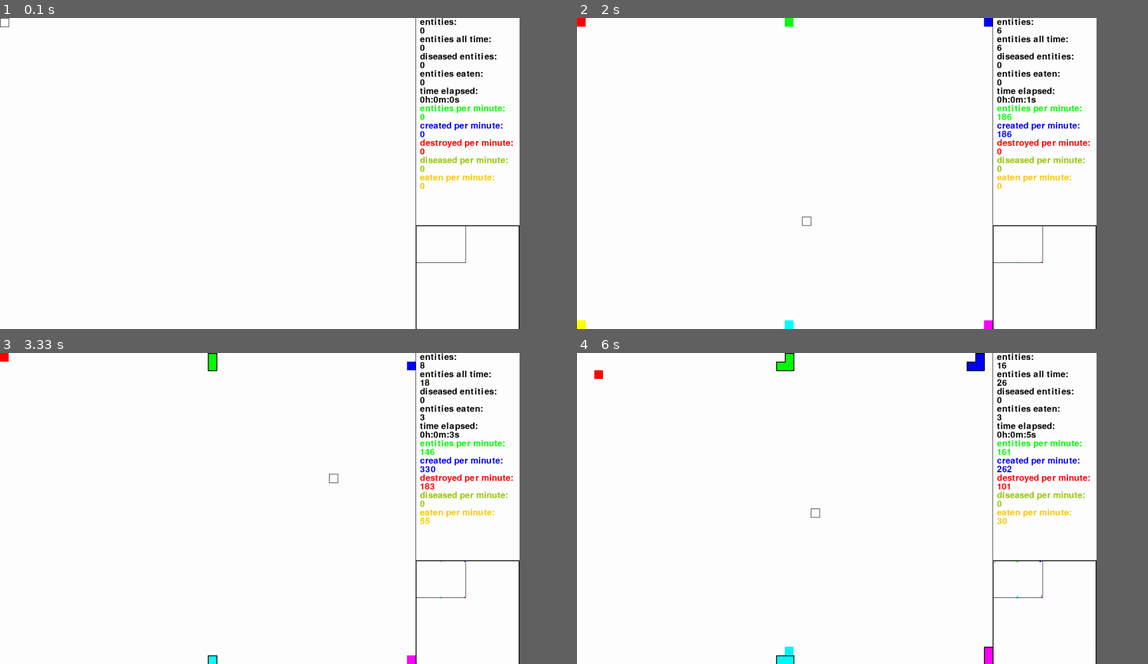
Above: before the commit, frames 1-4 (two rows, left to right).
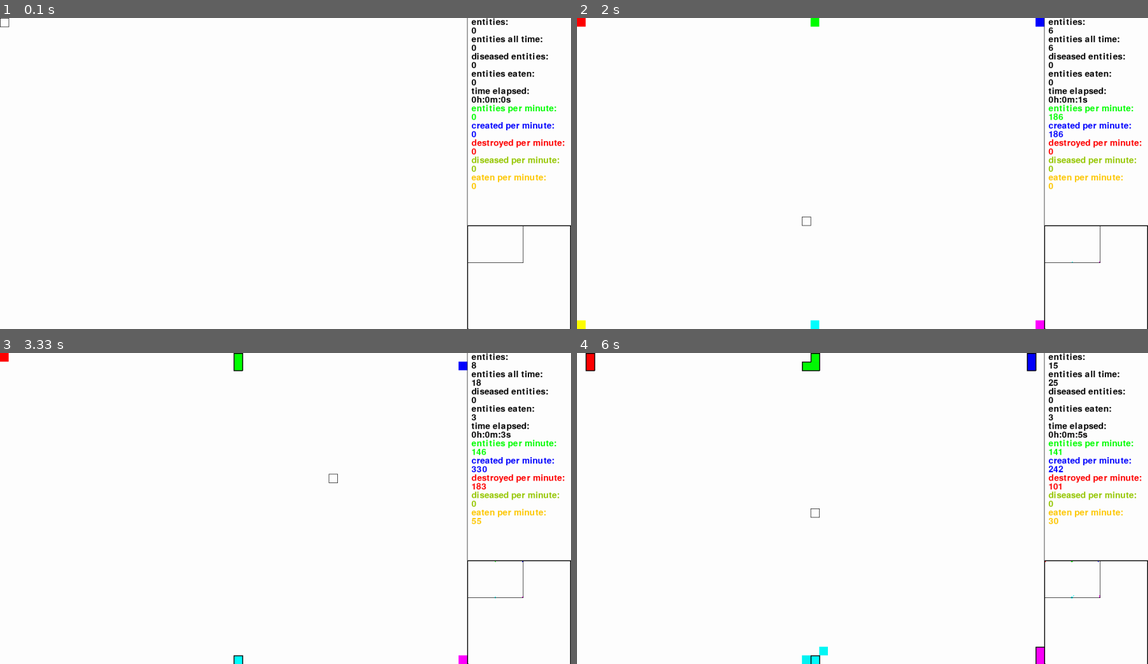
Above: after the commit, the same moments.

Repository: sbwhitt/pygame-life-simulation
Game: pygame game, started from main.py
Two runs of this game, one before a commit and one after it. Both use one fixed random seed, a clock stepped at 60 frames per second and the inputs below.
Inputs (mouse positions are in pixels of both pictures, inside the frame that each line leads up to):
- Up to frame 1 (0.1 s): no input
- Up to frame 2 (2 s): press the mouse at (725, 176) at 0.37 s; move the mouse to (822, 210) at 0.47 s; release the mouse at (919, 241) at 0.6 s; hold Delete 0.67-1.13 s; click (662, 288) at 0.75 s; press the mouse at (725, 176) at 1.2 s; move the mouse to (868, 198) at 1.3 s; release the mouse at (1010, 223) at 1.43 s; press the mouse at (725, 176) at 1.53 s; move the mouse to (765, 198) at 1.63 s; release the mouse at (805, 223) at 1.77 s; tap E at 1.83 s
- Up to frame 3 (3.33 s): tap E at 2.23, 2.53 s; click (234, 483) at 2.25 s; press the mouse at (148, 511) at 2.7 s; move the mouse to (239, 492) at 2.8 s; release the mouse at (331, 477) at 2.93 s; tap X at 3 s
- Up to frame 4 (6 s): press the mouse at (725, 511) at 3.37 s; move the mouse to (896, 464) at 3.47 s; release the mouse at (1068, 418) at 3.6 s; press the mouse at (725, 511) at 3.7 s; move the mouse to (896, 461) at 3.8 s; release the mouse at (1068, 412) at 3.93 s; press the mouse at (725, 511) at 4.03 s; move the mouse to (788, 536) at 4.13 s; release the mouse at (856, 564) at 4.27 s; press the mouse at (725, 511) at 4.37 s; move the mouse to (873, 499) at 4.47 s; release the mouse at (1022, 489) at 4.6 s; press the mouse at (725, 511) at 4.7 s; move the mouse to (845, 517) at 4.8 s; release the mouse at (965, 527) at 4.93 s; press the mouse at (725, 511) at 5.03 s; move the mouse to (685, 486) at 5.13 s; release the mouse at (651, 461) at 5.27 s; press the mouse at (725, 511) at 5.37 s; move the mouse to (873, 496) at 5.47 s; release the mouse at (1028, 480) at 5.6 s; press the mouse at (725, 511) at 5.7 s; move the mouse to (765, 511) at 5.8 s; release the mouse at (811, 511) at 5.93 s
The window is 818x490 before the commit and 899x490 after it. Grey fills any space a smaller window leaves; there, only what the larger window draws over its background counts as a difference.

The runs differ from the first frame. In frame 1, 3.8% of the frame differs, in the area x 72-100%, y 0-100%; in frame 2, 4.3%; in frame 3, 4.5%; in frame 4, 5.2%, in the area x 1-100%, y 0-100%.

Commit message:
drag, settings, disease, upgradee

Diff:
--- a/src/app.py
+++ b/src/app.py
@@ -161,7 +161,7 @@
             # self.e_man.place_entity(pos)
             self.mouse.drag(LEFT_CLICK)
         elif self.mouse.dragging[LEFT_CLICK]:
-            self.mouse.select(self.e_man)
+            self.mouse.select(self.e_man, (pygame.K_LSHIFT in self.keys or pygame.K_RIGHT in self.keys))
             self.mouse.stop_drag(LEFT_CLICK)
         if buttons[MIDDLE_CLICK]:
             self.mouse.spawn_outward(self.e_man, self._get_tile_pos(pygame.mouse.get_pos()), self.clock.time)
@@ -225,10 +225,10 @@
 
     def _handle_keys_pressed(self) -> None:
         if pygame.K_UP in self.keys:
-            self.window.move((0, -settings.ENT_WIDTH*2))
+            self.window.move((0, -settings.WORLD_SIZE/100))
         if pygame.K_DOWN in self.keys:
-            self.window.move((0, settings.ENT_WIDTH*2))
+            self.window.move((0, settings.WORLD_SIZE/100))
         if pygame.K_LEFT in self.keys:
-            self.window.move((-settings.ENT_WIDTH*2, 0))
+            self.window.move((-settings.WORLD_SIZE/100, 0))
         if pygame.K_RIGHT in self.keys:
-            self.window.move((settings.ENT_WIDTH*2, 0))
+            self.window.move((settings.WORLD_SIZE/100, 0))
--- a/src/entity.py
+++ b/src/entity.py
@@ -49,6 +49,9 @@
             if surroundings[i] != None:
                 neighbor = self._check_neighbor(surroundings[i])
                 if neighbor != None and neighbor.bound and neighbor.colony != self.colony:
+                    if neighbor.dna.diseased and random.randint(1, settings.DISEASE_CHANCE) == 1:
+                        self.dna.diseased = True
+                        return None
                     return neighbor
         return None
 
@@ -69,7 +72,7 @@
                         self.edges[i] = False
                         if random.randint(1, 4) == 1: self._bleed_edge(e)
                     else: self.edges[i] = True
-                    if e.dna.diseased and random.randint(1, 10) == 1: self.dna.diseased = True
+                    # if e.dna.diseased and random.randint(1, 10) == 1: self.dna.diseased = True
             else:
                 self.edges[i] = True
 
@@ -130,6 +133,9 @@
 
     def _check_neighbor(self, collisions: list["Entity"]) -> "Entity":
         for c in collisions:
+            if c.dna.diseased and random.randint(1, settings.DISEASE_CHANCE) == 1:
+                self.dna.diseased = True
+                return None
             if self.dna.compatible(c.dna):
                 return c
         return None
--- a/src/mouse.py
+++ b/src/mouse.py
@@ -65,8 +65,8 @@
             self.cursor.end = pygame.mouse.get_pos()
             self._build_cursor_rect()
 
-    def select(self, e_man: EntityManager) -> None:
-        e_man.selected.clear()
+    def select(self, e_man: EntityManager, shift: bool) -> None:
+        if not shift: e_man.selected.clear()
         x, y = self.cursor.rect.left, self.cursor.rect.top
         while x < self.cursor.rect.right:
             y = self.cursor.rect.top
@@ -85,13 +85,13 @@
         diry = 0
         start = self.drag_start[button]
         if pos[0] > start[0]:
-            dirx = settings.ENT_WIDTH*2
+            dirx = settings.WORLD_SIZE/100
         elif pos[0] < start[0]:
-            dirx = -settings.ENT_WIDTH*2
+            dirx = -settings.WORLD_SIZE/100
         if pos[1] > start[1]:
-            diry = settings.ENT_WIDTH*2
+            diry = settings.WORLD_SIZE/100
         elif pos[1] < start[1]:
-            diry = -settings.ENT_WIDTH*2
+            diry = -settings.WORLD_SIZE/100
         return (dirx, diry)
 
     # helpers
--- a/static/settings.py
+++ b/static/settings.py
@@ -1,21 +1,28 @@
+# window settings
 # both settings have to be divisible by 20
-WINDOW_WIDTH = 960
+WINDOW_WIDTH = 1080
 WINDOW_HEIGHT = 720
 
+# world settings
 WORLD_SIZE = 2000
 
+# ui settings
 STATS_WIDTH = 240
-
 FONT_SIZE = 20
 
+# clock settings
 CLOCK_RATE = 30
 METRONOME_RATE = 3
-AGE_LENGTH = 1700
+
+# entity settings
+AGE_LENGTH = 2000
 MOVE_INTERVAL = 50
 DIR_INTERVAL = 700
+# chance to spread disease is 1/vvv
+DISEASE_CHANCE = 5
 ENTITY_LIMIT = 10000
-
-IN_GAME_SETTINGS= {"MARK_DISEASED": 1, "LOGGING": 0, "HIGHLIGHT": 1}
-
 # must divide evenly into window height and width (5, 10, 20, 40...)
 ENT_WIDTH = 20
+
+# in game settings
+IN_GAME_SETTINGS= {"MARK_DISEASED": 1, "LOGGING": 0, "HIGHLIGHT": 1}
